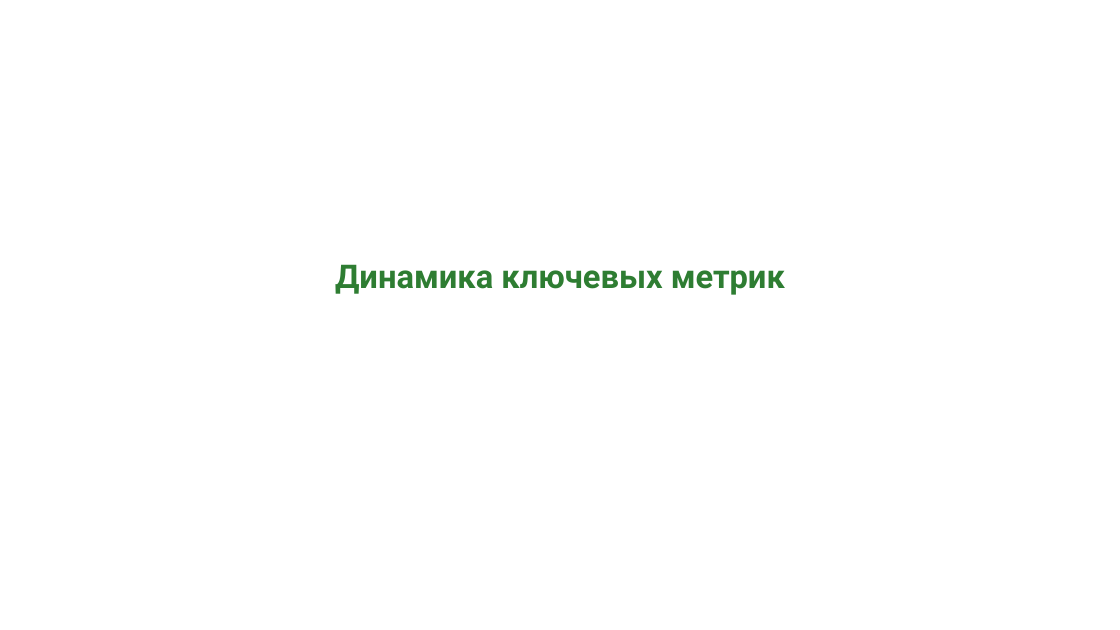
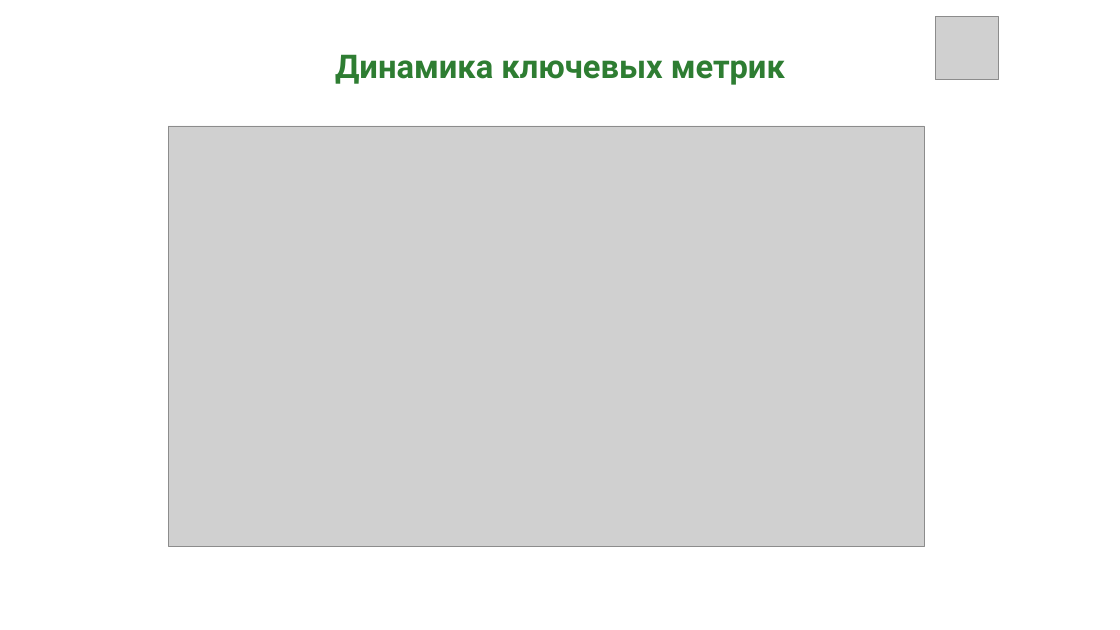
Before and after one commit to Vantorrr/otchet, a slide deck: slide 8 of brief_compliant_20250901_20250907.pptx (slide 7 before the commit). Drawn at 1120x630 pixels with LibreOffice and Linux fonts; fonts in the diff are those of the drawing; grey boxes stand for pictures. Boxes give left, top, right and bottom in pixels: in the first picture for what was removed or moved away, otherwise in the second. Text is boxed around its words. In the diff, an @@ line names an element or a change of style, - is before the commit and + after.

```diff
--- a/brief_compliant_20250901_20250907.pptx
+++ b/brief_compliant_20250901_20250907.pptx
@@ picture added at (x1=935, y1=17, x2=998, y2=80) @@
@@ text "Динамика ключевых метрик" moved from (x1=335, y1=264, x2=785, y2=295) to (x1=335, y1=54, x2=785, y2=85) @@
@@ picture added at (x1=168, y1=126, x2=924, y2=546) @@
```
Also in this commit, not shown: 7 other slides changed, 1 slide added, 1 slide removed, 1 other file.
